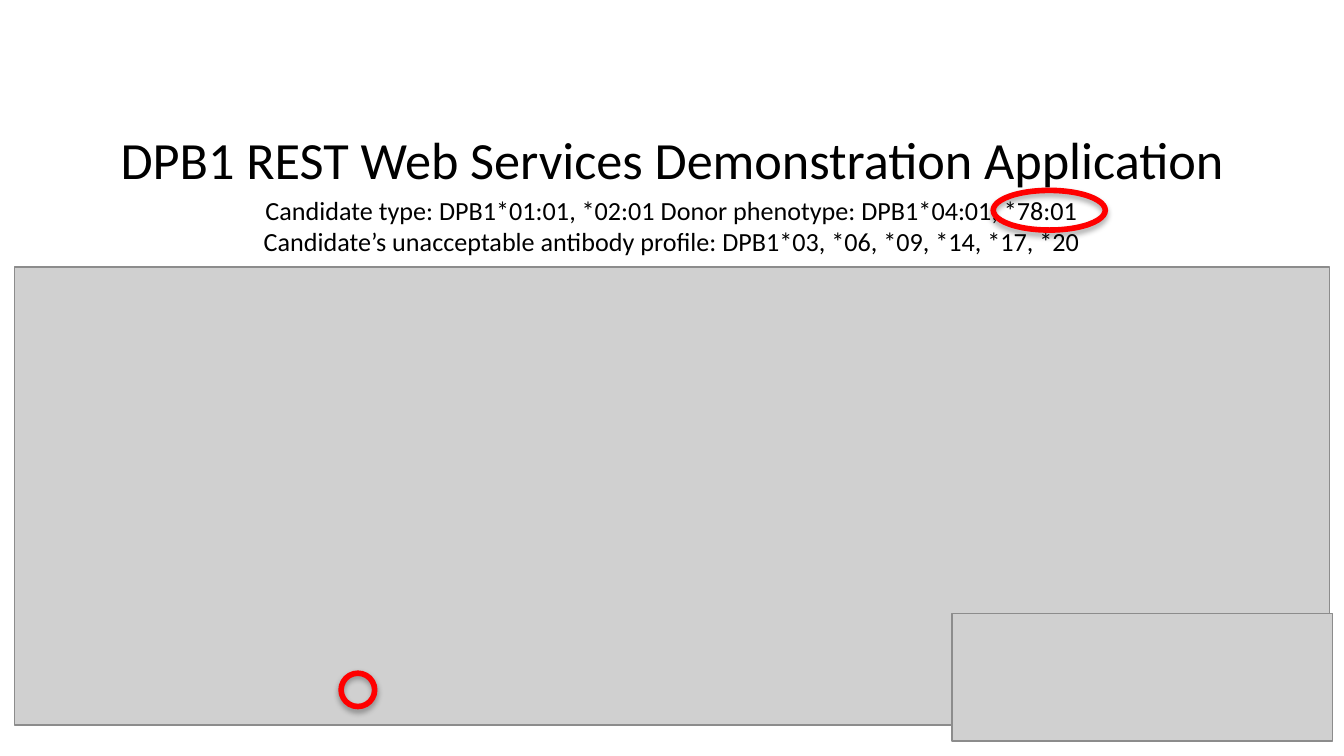
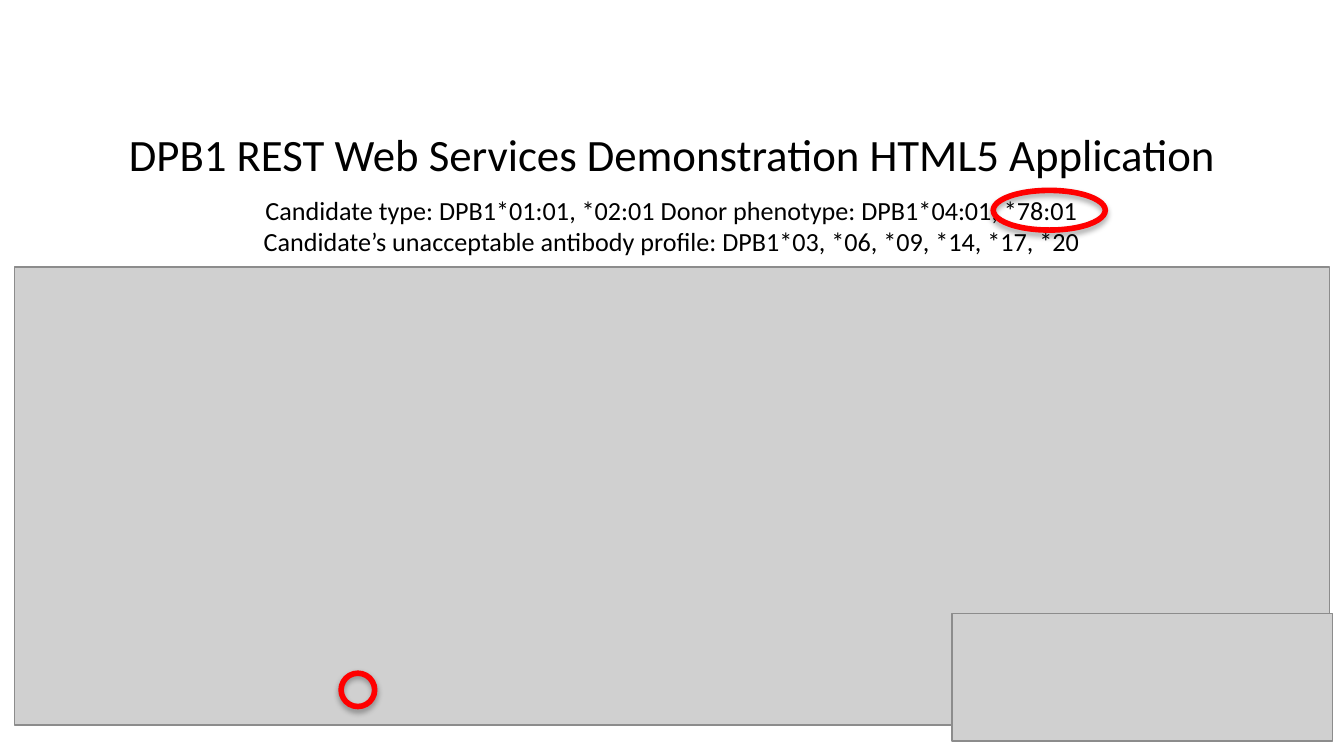
Before and after one commit to ghsmith/hladpb1, a slide deck: slide 37 of Hot_Topic_Analytics_and_Algorithms_Web_Based_Clinical_Decision_Support.pptx (slide 34 before the commit). Drawn at 1344x756 pixels with LibreOffice and Linux fonts; fonts in the diff are those of the drawing; grey boxes stand for pictures; background and template pictures are left out. Boxes give left, top, right and bottom in pixels: in the first picture for what was removed or moved away, otherwise in the second. Text is boxed around its words. In the diff, an @@ line names an element or a change of style, - is before the commit and + after.

Commit message:
Updated PPTX.

```diff
--- a/Hot_Topic_Analytics_and_Algorithms_Web_Based_Clinical_Decision_Support.pptx
+++ b/Hot_Topic_Analytics_and_Algorithms_Web_Based_Clinical_Decision_Support.pptx
@@ title at (129, 140, 1214, 179): text changed; size 28 to 24 pt @@
-DPB1 REST Web Services Demonstration Application
+DPB1 REST Web Services Demonstration HTML5 Application
```
Also in this commit, not shown: 1 other slide changed, 10 slides added.
